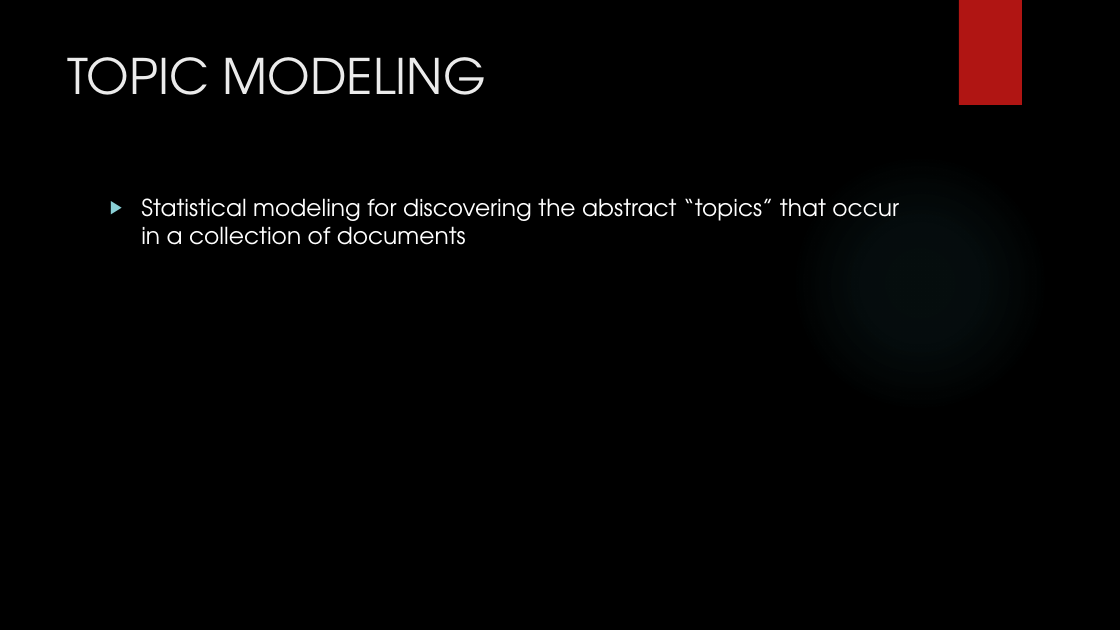
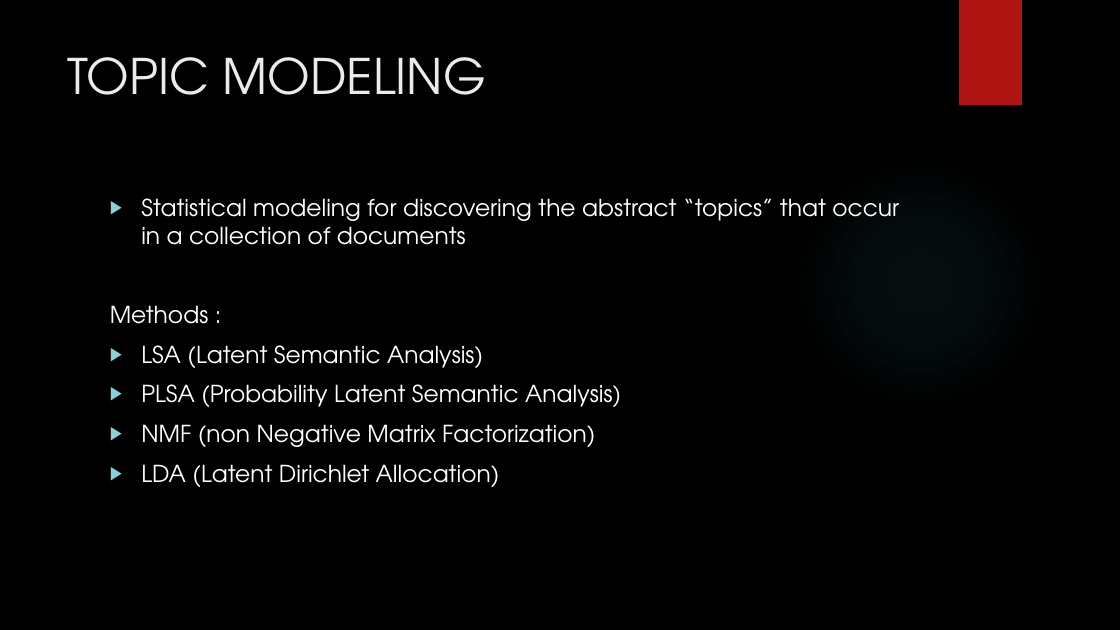
Before and after one commit to mdja/topic_model, a slide deck: slide 3 of Topic Modeling NIPS paper.pptx. Drawn at 1120x630 pixels with LibreOffice and Linux fonts; fonts in the diff are those of the drawing; background and template pictures are left out. Boxes give left, top, right and bottom in pixels: in the first picture for what was removed or moved away, otherwise in the second. Text is boxed around its words. In the diff, an @@ line names an element or a change of style, - is before the commit and + after.

```diff
--- a/Topic Modeling NIPS paper.pptx
+++ b/Topic Modeling NIPS paper.pptx
@@ text at box(110, 305, 621, 487): paragraphs added @@
+Methods :
+▶ LSA (Latent Semantic Analysis)
+▶ PLSA (Probability Latent Semantic Analysis)
+▶ NMF (non Negative Matrix Factorization)
+▶ LDA (Latent Dirichlet Allocation)
```
Also in this commit, not shown: 2 other slides changed, 13 slides added, 1 slide removed, 2 other files.
